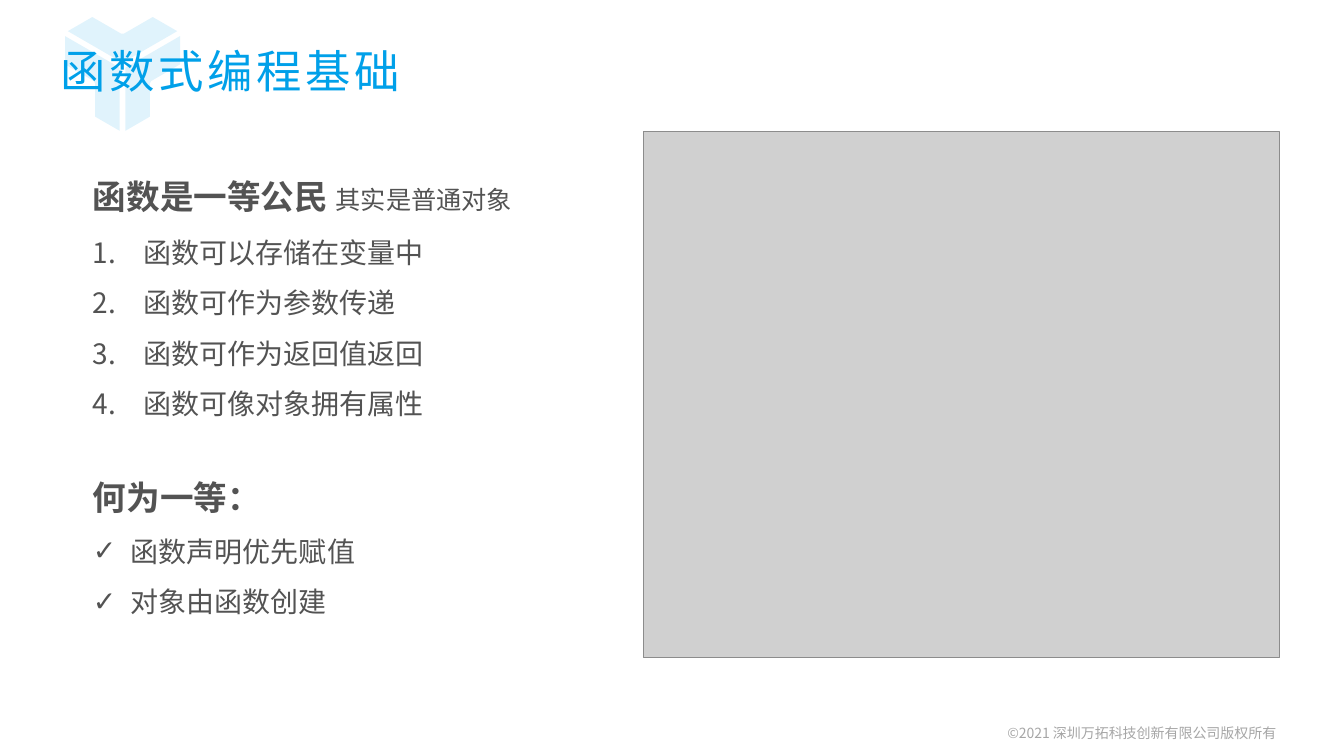
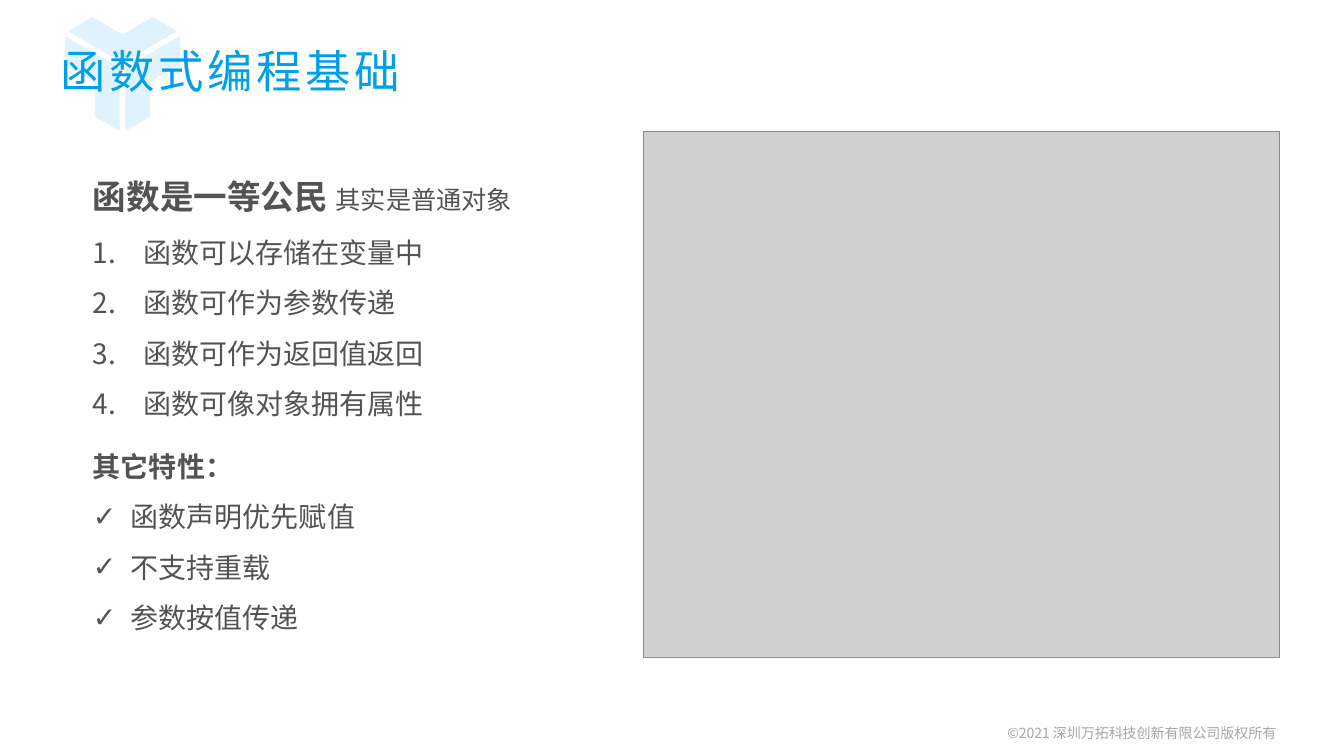
Before and after one commit to ZengLingYong/Blog, a slide deck: slide 9 of 函数编程范式.pptx. Drawn at 1344x756 pixels with LibreOffice and Linux fonts; fonts in the diff are those of the drawing; grey boxes stand for pictures; background and template pictures are left out. Boxes give left, top, right and bottom in pixels: in the first picture for what was removed or moved away, otherwise in the second. Text is boxed around its words. In the diff, an @@ line names an element or a change of style, - is before the commit and + after.

Commit message:
MOD-FEAT: 修改分享文档

```diff
--- a/函数编程范式.pptx
+++ b/函数编程范式.pptx
@@ text at [93,453,233,480]: text changed; size 24 to 20 pt @@
-何为一等：
+其它特性：
@@ text "其它特性：": place and size @@
-text "其它特性：" at [93,481,355,614]
+text "其它特性：" at [93,453,355,630]
@@ text at [131,554,299,630]: text changed @@
-✓ 对象由函数创建
+✓ 不支持重载
+✓ 参数按值传递
```
